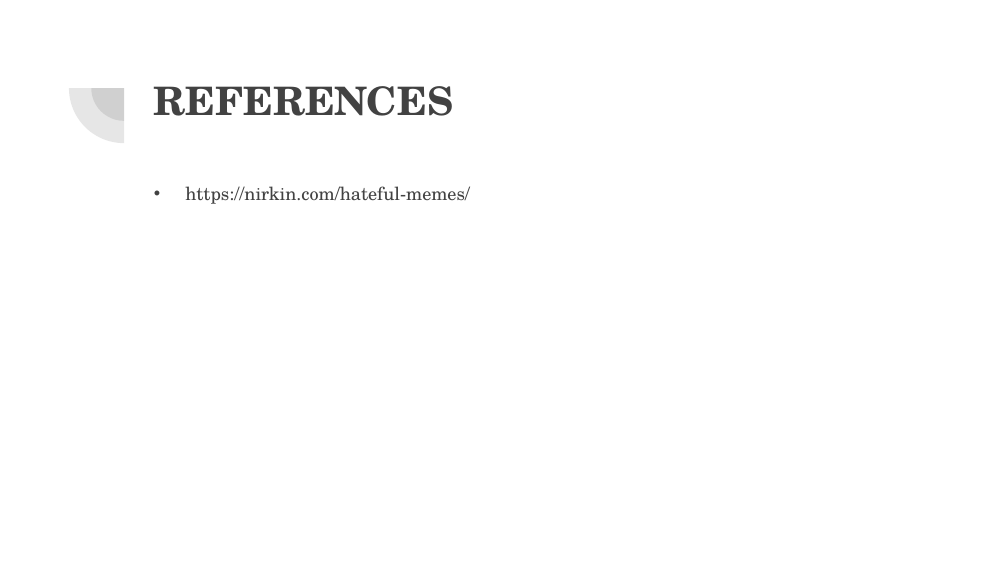
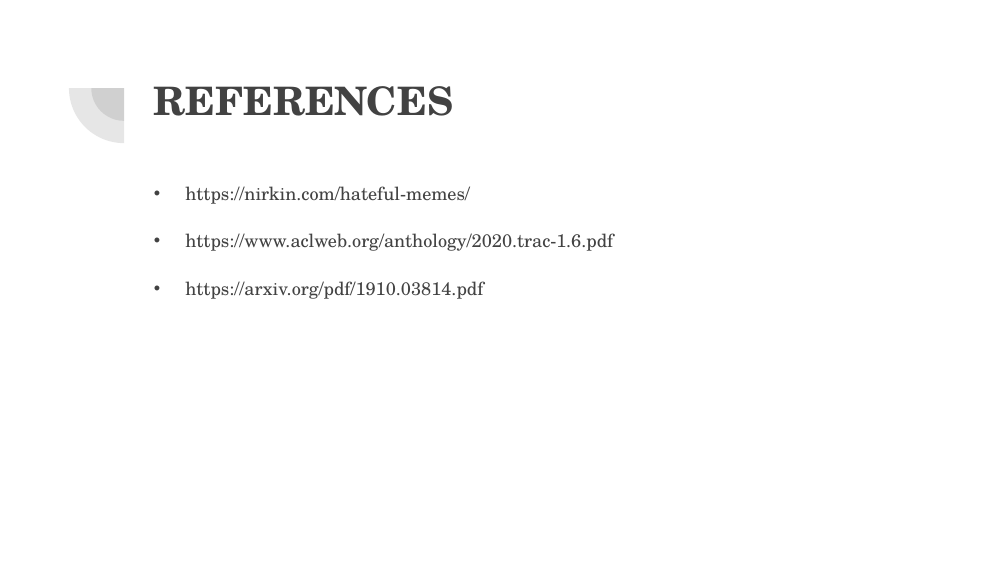
Before and after one commit to VarunBohara/Mini-Project-Documents, a slide deck: slide 13 of MINI PROJECT REVIEW.pptx (slide 12 before the commit). Drawn at 1008x567 pixels with LibreOffice and Linux fonts; fonts in the diff are those of the drawing. Boxes give left, top, right and bottom in pixels: in the first picture for what was removed or moved away, otherwise in the second. Text is boxed around its words. In the diff, an @@ line names an element or a change of style, - is before the commit and + after.

```diff
--- a/MINI PROJECT REVIEW.pptx
+++ b/MINI PROJECT REVIEW.pptx
@@ text at (185,233,613,299): paragraphs added @@
+• https://www.aclweb.org/anthology/2020.trac-1.6.pdf
+• https://arxiv.org/pdf/1910.03814.pdf
```
Also in this commit, not shown: 1 slide added.
